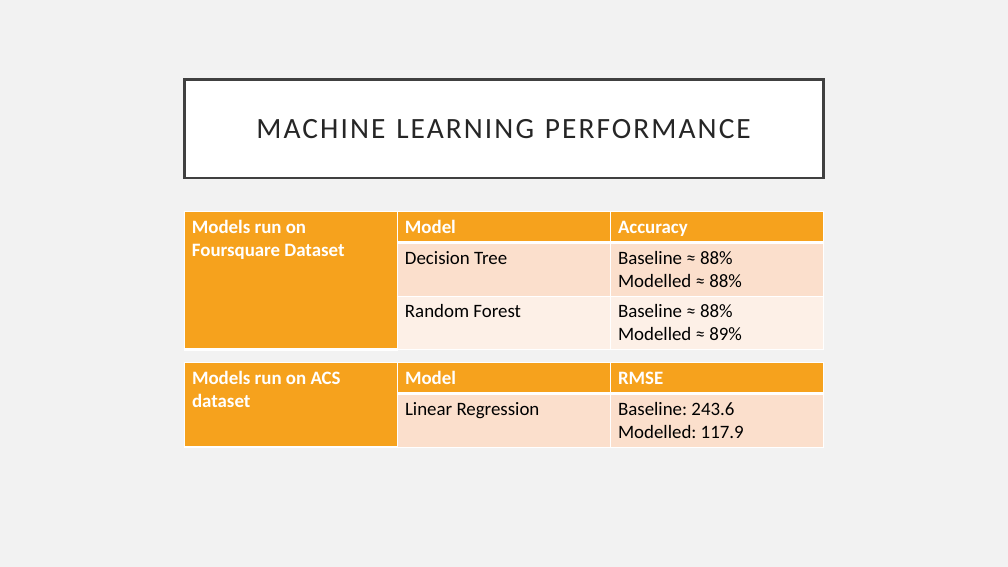
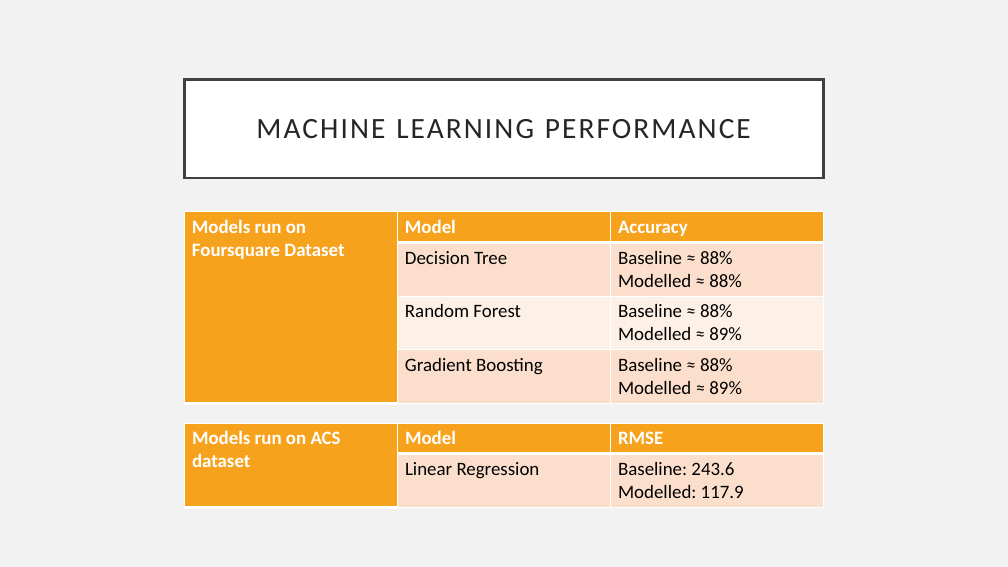
Before and after one commit to grassten/GA_datascience, a slide deck: slide 14 of 04_Presentation.pptx. Drawn at 1008x567 pixels with LibreOffice and Linux fonts; fonts in the diff are those of the drawing. Boxes give left, top, right and bottom in pixels: in the first picture for what was removed or moved away, otherwise in the second. Text is boxed around its words. In the diff, an @@ line names an element or a change of style, - is before the commit and + after.

```diff
--- a/04_Presentation.pptx
+++ b/04_Presentation.pptx
@@ table at <box>185,212,824,402</box> @@
+row 4:  | Gradient Boosting | Baseline ≈ 88% / Modelled ≈ 89%
@@ table: place and size @@
-table at <box>185,363,824,447</box>
+table at <box>185,423,824,507</box>
```
Also in this commit, not shown: 3 other files.
